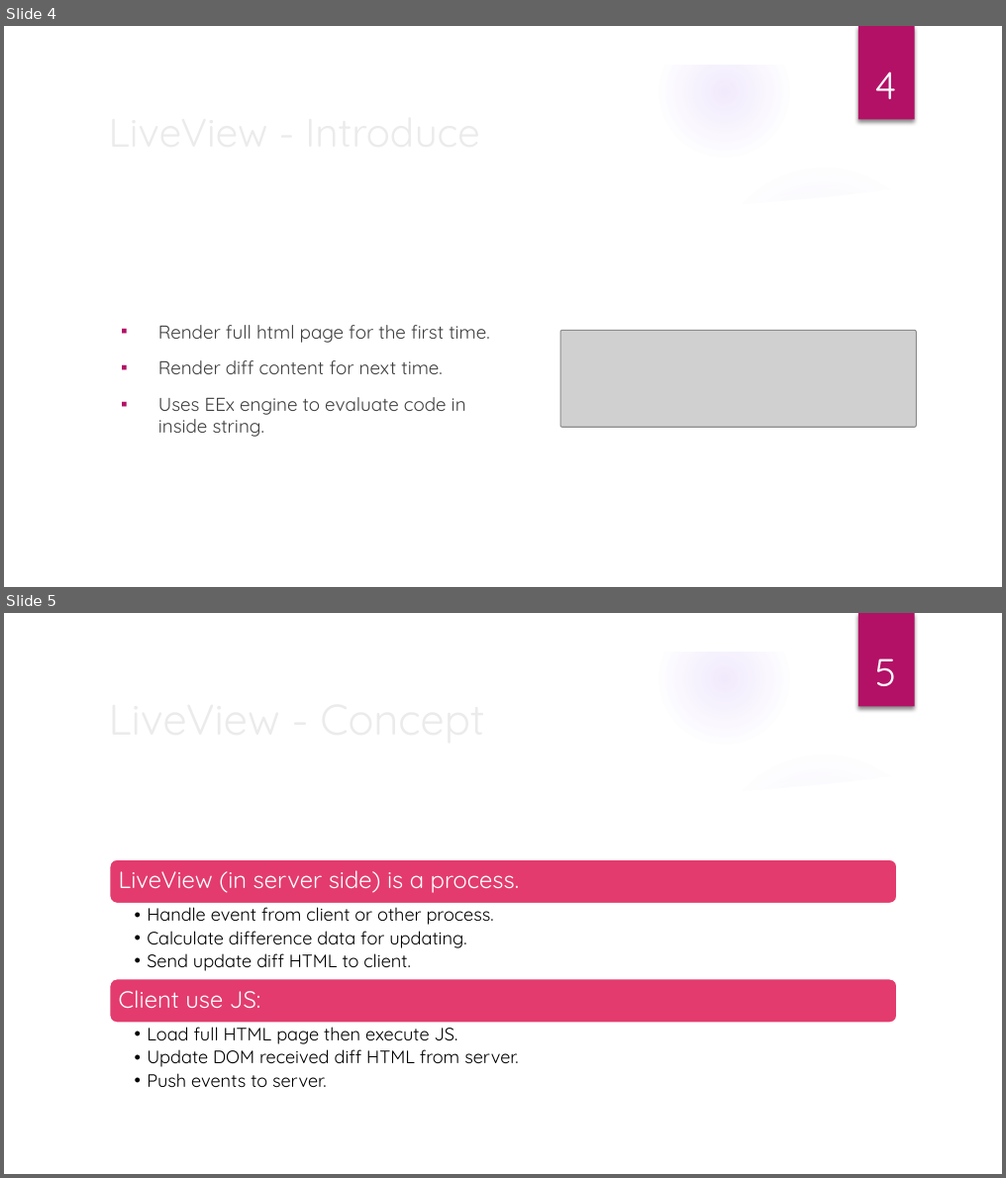
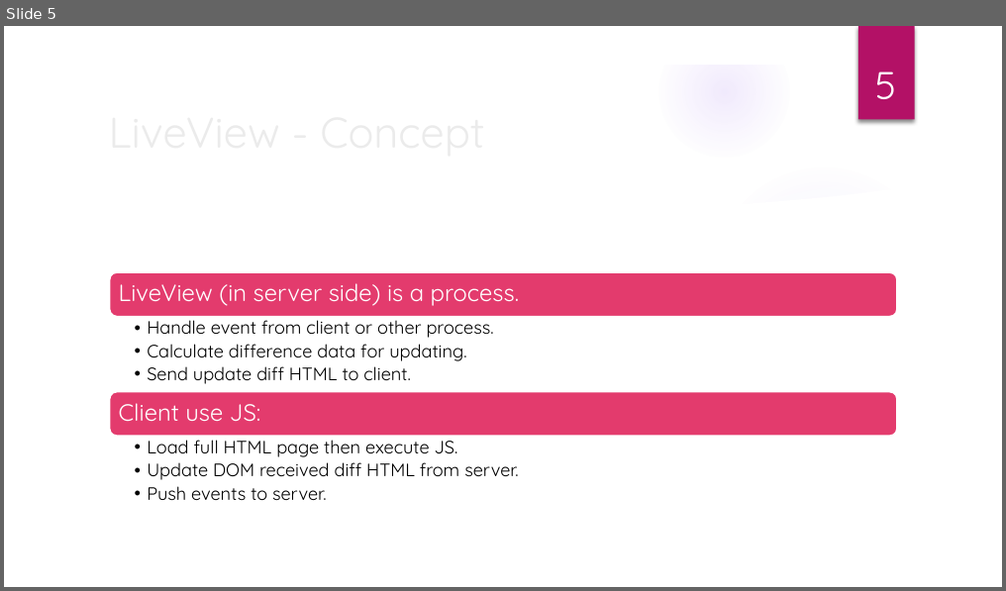
Before and after one commit to ohhi-vn/live_pub_demo, a slide deck: slide/Phoenix LiveView & Pubsub for Realtime & Scalable WebApp.pptx. Shown one above the other, each under a label of ours: slides 4 and 5 before the commit, slide 5 after it. The pictures are 1006x1178 and 1006x591 pixels, drawn with LibreOffice and Linux fonts; fonts in the diff are those of the drawing; grey boxes stand for pictures; background and template pictures are left out. Boxes give left, top, right and bottom in pixels: in the first picture for what was removed or moved away, otherwise in the second. Text is boxed around its words. In the diff, an @@ line names an element or a change of style, - is before the commit and + after.

```diff
--- a/slide/Phoenix LiveView & Pubsub for Realtime & Scalable WebApp.pptx
+++ b/slide/Phoenix LiveView & Pubsub for Realtime & Scalable WebApp.pptx
@@ slide 4 removed at [4, 26, 1002, 587], background picture (left out); not listed: 9 template elements that a slide beside it also shows @@
@@ page number removed at [875, 72, 897, 99] @@
-4
@@ title removed at [99, 106, 817, 164] @@
-LiveView - Introduce
@@ text removed at [158, 325, 489, 437] @@
-▪ Render full html page for the first time.
-▪ Render diff content for next time.
-▪ Uses EEx engine to evaluate code in inside string.
@@ picture removed at [560, 330, 916, 427] @@
```
Also in this commit, not shown: 7 slides changed, 1 slide added, 4 other files.
